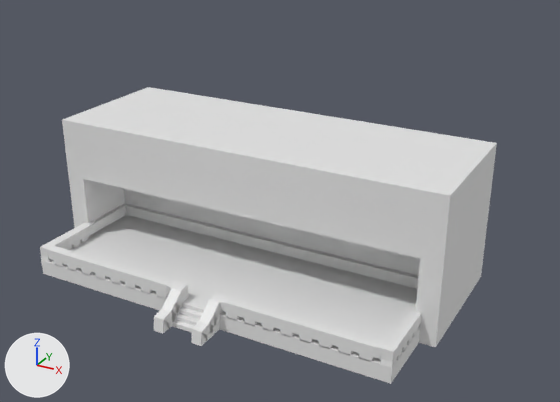
One commit to the Blender file Models/cozy store.blend: the scene before it, then after it.
Camera for both pictures: a camera (50 mm lens) standing at (17.6, -29.4, 18.9) and looking at (1.5, -0.3, 4.3). The lights are fixed; the arrows at lower left show +X, +Y and +Z.
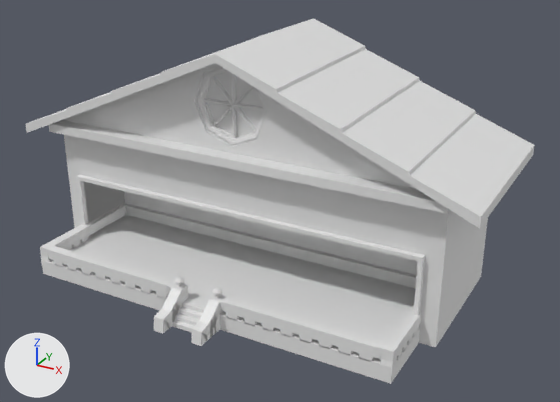
Where the change shows, as pixel boxes (x1, y1, x2, y2) in the pictures (560 x 402 px):
'Cube', reshaped, modifiers changed (17% wider, 26% taller): before (62, 87, 497, 347); after (26, 18, 535, 347)
'Cylinder.001', added: after (196, 67, 267, 146)
part 1 of me_cube, added: after (26, 18, 535, 229)
part 2 of me_cube, added: after (49, 63, 488, 347)

Diff of the bpy script that builds the scene:
```diff
--- a/Models/cozy store.blend.py
+++ b/Models/cozy store.blend.py
@@ me_cube @@
 # used by ob_cube; location = (0.0, 0.0, 0.0)
-me_cube.from_pydata(...)  # 8 vertices, 6 faces; spans x -10.0..10.0, y -2.0..5.0, z 0.0..7.0
+me_cube.from_pydata(...)  # 82 vertices, 80 faces; spans x -11.5..11.5, y -3.0..6.0, z 0.0..11.6
+# me_cube part 1: a new loose piece of 60 vertices spanning x -11.5..11.5, y -3.0..6.0, z 6.4..11.6
+# me_cube part 2: 14 vertices added at x -10.2..10.2, y -2.8..5.2, z 6.6..11.3
@@ me_cube_004 @@
+me_cube_004.from_pydata(...)  # a box spanning x -9.2..9.2, y 1.7..5.4, z 0.0..4.2
@@ me_cylinder_008 @@
+me_cylinder_008.from_pydata(...)  # 89 vertices, 89 faces; spans x -1.87..1.87, y -1.87..1.87, z -1.22..-0.1
@@ ob_cube @@
 _m = ob_cube.modifiers.new('Boolean', 'BOOLEAN')
 _m.object = ob_cube_001
+_m = ob_cube.modifiers.new('Boolean.001', 'BOOLEAN')
+_m.object = ob_cube_004
+_m.operation = 'UNION'
@@ ob_cube_004 @@
+ob_cube_004 = bpy.data.objects.new('Cube.004', me_cube_004)
+ob_cube_004.location = (0.0, -4.0, 0.0)
+_m = ob_cube_004.modifiers.new('Boolean', 'BOOLEAN')
+_m.object = ob_cube_001
+ob_cube_004.hide_set(True)  # wire or fog, not drawn
@@ ob_cylinder_001 @@
+ob_cylinder_001 = bpy.data.objects.new('Cylinder.001', me_cylinder_008)
+ob_cylinder_001.location = (0.0, -2.0, 9.13)
+ob_cylinder_001.rotation_euler = (1.571, 0.0, 0.0)  # degrees (90, 0, 0)
```
